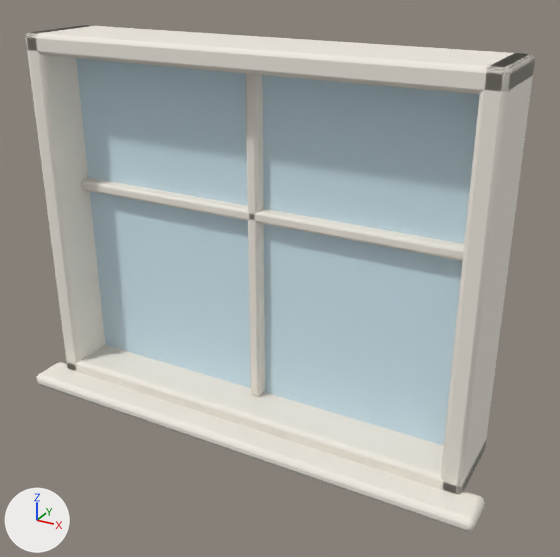
Before and after pictures for a commit that changed the glTF model public/models/window_frame.glb.
Camera for both pictures: a 50 mm camera at (1.24, -2.09, 1.59) aimed at (0.11, -0.03, 0.56). The axes (+X, +Y, +Z) are drawn at lower left. The lights are the same throughout. The first picture is the older version. Vertices at exactly the same position are counted once.

In view in the first picture: 'window_frame', 'window_glass'.
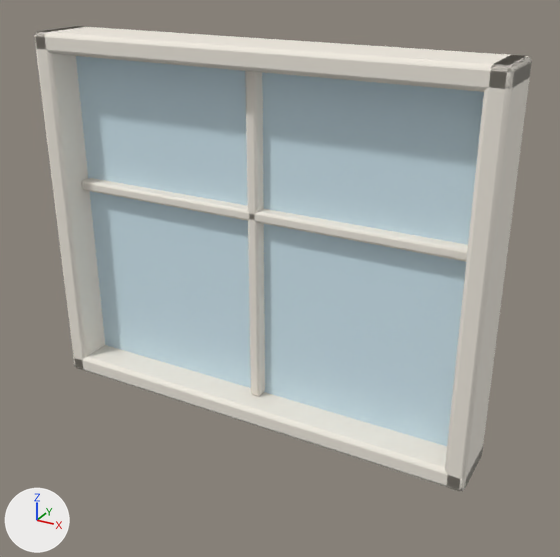
Commit message: fix(art): tall furniture no longer stands in window sills

What differs and where, as boxes (x1, y1, x2, y2) in the pictures (560 x 557 px; the box of a moved part takes in the faces that stretch with it):
'window_frame', reshaped (8% shorter): before (26, 25, 535, 532); after (34, 26, 532, 491)
part 1 of me_window_frame, moved or reshaped: before (26, 25, 535, 494); after (34, 26, 531, 491)
part 2 of me_window_frame, moved or reshaped: before (26, 25, 535, 95); after (34, 27, 532, 92)
part 3 of me_window_frame, deleted: before (37, 362, 484, 532)

Edits to the bpy script that builds the scene:
```text
Change me_window_frame:
    used by ob_window_frame; location = (0.0, 0.0, 1.265)
    remove me_window_frame.from_pydata(...)  # 388 vertices, 756 faces; spans x -0.87..0.87, y -0.25..0.15, z -1.29..0.04
    add me_window_frame.from_pydata(...)  # 332 vertices, 648 faces; spans x -0.8..0.8, y -0.11..0.11, z -1.26..0.04
    me_window_frame part 1: the loose piece of 164 vertices spanning x -0.8..0.8, y -0.15..0.15, z -1.26..0.03 is scaled about its middle by (1, 0.718, 1)
    me_window_frame part 2: the loose piece of 56 vertices spanning x -0.8..0.8, y -0.15..0.15, z -0.04..0.04 is scaled about its middle by (1, 0.718, 1)
    me_window_frame part 3: the loose piece of 56 vertices spanning x -0.87..0.87, y -0.25..-0.11, z -1.29..-1.24 is deleted
```
